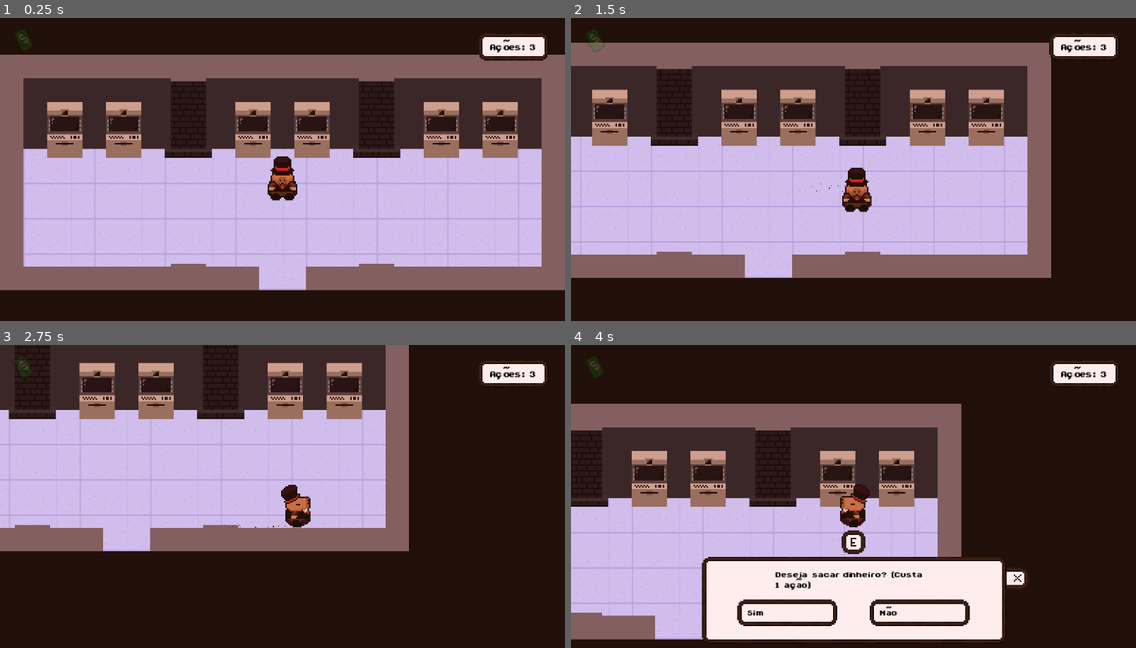
Above: before the commit, frames 1-4 (two rows, left to right).
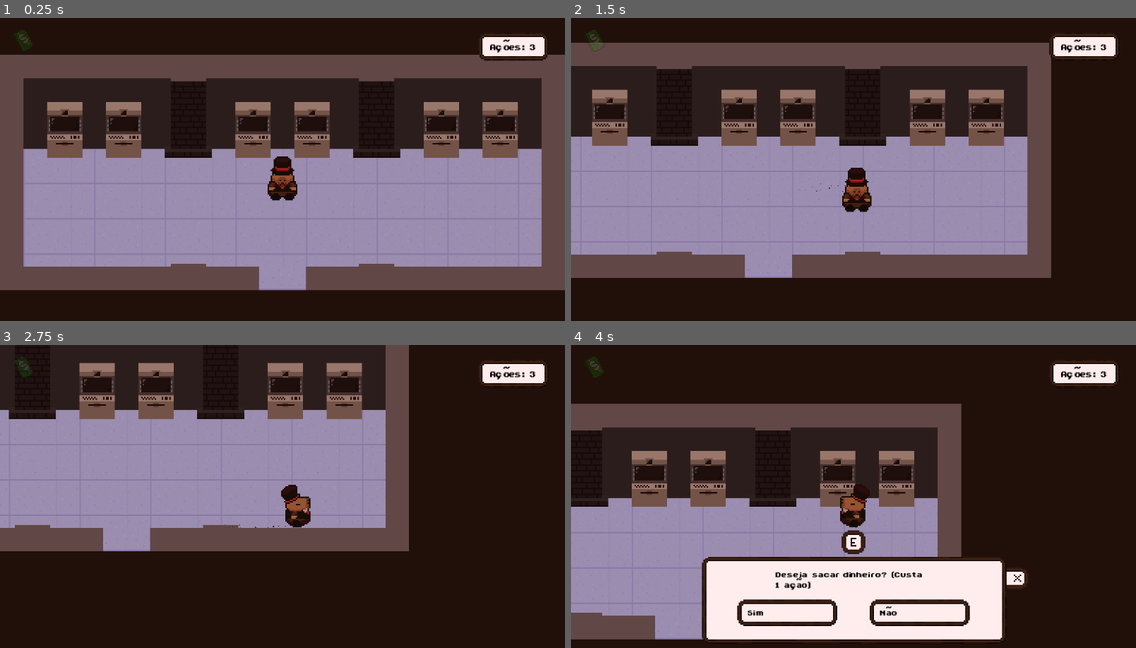
Above: after the commit, the same moments.

Repository: Lulu-caxz/game-jam-ln
Game: Godot game, scene res://scenes/locais/banco_interior.tscn
Two runs of this game, one before a commit and one after it. Both use one fixed random seed, a clock stepped at 60 frames per second and the inputs below. This scene is started directly instead of the project's main scene.
Inputs (mouse positions are in pixels of both pictures, inside the frame that each line leads up to):
- Up to frame 1 (0.25 s): no input
- Up to frame 2 (1.5 s): tap Enter (ui_accept) at 0.5, 0.77 s; move the mouse to (977, 160) at 0.52 s; hold Right (ui_right) 0.53-1.28 s; hold E (e) 0.53-1.28 s; click (977, 160) at 0.8 s; move the mouse to (740, 193) at 1.27 s; hold Down (ui_down) from 1.28 s (still down); click (740, 193) at 1.35 s
- Up to frame 3 (2.75 s): tap Enter (ui_accept) at 1.52 s; tap E (e) at 1.55 s; move the mouse to (339, 432) at 2.02 s; release Down (ui_down) at 2.03 s; hold Right (ui_right) from 2.03 s (still down); hold E (e) from 2.03 s (still down); click (339, 432) at 2.3 s
- Up to frame 4 (4 s): move the mouse to (825, 566) at 2.77 s; release Right (ui_right) at 2.78 s; release E (e) at 2.78 s; hold Up (ui_up) 2.78-3.53 s; click (825, 566) at 2.85 s; tap Enter (ui_accept) at 3.02, 3.77 s; tap E (e) at 3.05 s; move the mouse to (1023, 551) at 3.52 s; hold Left (ui_left) from 3.53 s (still down); hold E (e) from 3.53 s (still down); click (1023, 551) at 3.8 s

The runs differ from the first frame. In frame 1, 59% of the frame differs, in the area x 0-100%, y 12-90%; in frame 2, 49%; in frame 3, 36%; in frame 4, 28%.

Commit message:
npcs protagonistas

Diff:
--- a/scenes/cidade.tscn
+++ b/scenes/cidade.tscn
@@ -1,5 +1,6 @@
 [gd_scene format=4 uid="uid://b3f1vydebqnhb"]
 
+[ext_resource type="Script" uid="uid://cujpfl1jb8f28" path="res://scripts/cidade.gd" id="1_1jtul"]
 [ext_resource type="PackedScene" uid="uid://c8tfog1w6sb3i" path="res://scenes/mapa.tscn" id="1_iqefc"]
 [ext_resource type="AudioStream" uid="uid://dcm35x4knjw7t" path="res://sounds/MusicaBaseJogo.mp3" id="2_vkox8"]
 [ext_resource type="PackedScene" uid="uid://ddcs11ilecq7w" path="res://scenes/npcs/cobraDora.tscn" id="3_3pc5y"]
@@ -9,6 +10,7 @@
 [ext_resource type="Texture2D" uid="uid://omuavi0wt034" path="res://sprites/Dinheiro.png" id="6_vkox8"]
 [ext_resource type="PackedScene" uid="uid://f1fs58wn85ku" path="res://scenes/poste.tscn" id="7_cp173"]
 [ext_resource type="Texture2D" uid="uid://bunkk7kjhc8jf" path="res://sprites/construcoes/banco.png" id="8_7t1fb"]
+[ext_resource type="PackedScene" uid="uid://dxc3ru0i7rc4w" path="res://scenes/npcs/pato_npc.tscn" id="8_a6xj1"]
 [ext_resource type="Texture2D" uid="uid://4egmfhsrtkpn" path="res://sprites/tileset/matos.png" id="9_j7v2a"]
 [ext_resource type="Texture2D" uid="uid://c46mha5xi0byt" path="res://sprites/CaixaDialogoSheet.png" id="11_hd66b"]
 [ext_resource type="FontFile" uid="uid://7ru3xykfnibp" path="res://fonts/ByteBounce-PT-BR.ttf" id="12_e6m3j"]
@@ -114,6 +116,7 @@
 sources/0 = SubResource("TileSetAtlasSource_e6m3j")
 
 [node name="Jogo" type="Node2D" unique_id=748497634]
+script = ExtResource("1_1jtul")
 
 [node name="Mapa" parent="." unique_id=1891813993 instance=ExtResource("1_iqefc")]
 
@@ -149,6 +152,16 @@
 position = Vector2(246, -307)
 
 [node name="PointLight2D" type="PointLight2D" parent="YSort/CobraDora" unique_id=77954123]
+position = Vector2(0, 14)
+color = Color(1, 1, 0.41568628, 1)
+texture = ExtResource("5_3pc5y")
+texture_scale = 0.3
+
+[node name="PatoNPC" parent="YSort" unique_id=816674935 instance=ExtResource("8_a6xj1")]
+position = Vector2(-192, -216)
+direcao = "direita"
+
+[node name="PointLight2D" type="PointLight2D" parent="YSort/PatoNPC" unique_id=1573826061]
 position = Vector2(0, 14)
 color = Color(1, 1, 0.41568628, 1)
 texture = ExtResource("5_3pc5y")
@@ -249,6 +262,7 @@
 patch_margin_top = 4
 patch_margin_right = 4
 patch_margin_bottom = 4
+metadata/_edit_use_anchors_ = true
 
 [node name="Label" type="Label" parent="HUD/Acoes" unique_id=2140346382]
 layout_mode = 0
@@ -267,6 +281,7 @@
 text = "Ações: "
 horizontal_alignment = 1
 vertical_alignment = 1
+metadata/_edit_use_anchors_ = true
 
 [node name="CanvasModulate" type="CanvasModulate" parent="." unique_id=264033033]
 color = Color(0.5513527, 0.5934165, 0.72441214, 1)
--- a/scenes/locais/banco_interior.tscn
+++ b/scenes/locais/banco_interior.tscn
@@ -1,12 +1,15 @@
 [gd_scene format=4 uid="uid://v8beke027a5u"]
 
 [ext_resource type="Texture2D" uid="uid://cd5crfip4ly47" path="res://sprites/tileset/BancoSheet.png" id="1_2258q"]
+[ext_resource type="Script" uid="uid://brj78f134ed2" path="res://scripts/banco_interior.gd" id="1_tde5t"]
 [ext_resource type="Texture2D" uid="uid://d307yt2ovxil8" path="res://sprites/tileset/BancoInterior.png" id="2_a4548"]
 [ext_resource type="PackedScene" uid="uid://gmp0jsw3nssa" path="res://scenes/player.tscn" id="3_q5f7e"]
 [ext_resource type="Script" uid="uid://c778ejnrvnvii" path="res://scripts/porta.gd" id="4_0eb2t"]
 [ext_resource type="Texture2D" uid="uid://v18d6quskygn" path="res://sprites/BotaoE.png" id="5_lrwqc"]
+[ext_resource type="PackedScene" uid="uid://dn0imdfp2uugu" path="res://scenes/npcs/capivara_npc.tscn" id="5_q2nlu"]
 [ext_resource type="Texture2D" uid="uid://omuavi0wt034" path="res://sprites/Dinheiro.png" id="6_0eb2t"]
 [ext_resource type="PackedScene" uid="uid://doyhx2gsiumrs" path="res://scenes/caixa_eletronico.tscn" id="6_lrwqc"]
+[ext_resource type="Texture2D" uid="uid://birqia406c650" path="res://sprites/luz.png" id="7_kmnkw"]
 [ext_resource type="Texture2D" uid="uid://c46mha5xi0byt" path="res://sprites/CaixaDialogoSheet.png" id="7_lrwqc"]
 [ext_resource type="FontFile" uid="uid://7ru3xykfnibp" path="res://fonts/ByteBounce-PT-BR.ttf" id="8_q2nlu"]
 
@@ -182,6 +185,7 @@
 size = Vector2(50, 19)
 
 [node name="Banco_interior" type="Node2D" unique_id=1549650120]
+script = ExtResource("1_tde5t")
 
 [node name="Piso" type="TileMapLayer" parent="." unique_id=229397699]
 tile_map_data = PackedByteArray("AAD1////AAAAAAQAAAD1/wAAAAAAAAUAAAD1/wEAAAAAAAYAAAD2////AAABAAQAAAD2/wAAAAABAAUAAAD2/w …(1680 unchanged characters)…
@@ -232,6 +236,16 @@
 [node name="Player" parent="YSort" unique_id=1284986966 instance=ExtResource("3_q5f7e")]
 z_index = 0
 position = Vector2(0, 13)
+
+[node name="CapivaraNPC" parent="YSort" unique_id=816674935 instance=ExtResource("5_q2nlu")]
+position = Vector2(-63, -8)
+direcao = "baixo"
+
+[node name="PointLight2D" type="PointLight2D" parent="YSort/CapivaraNPC" unique_id=586331806]
+position = Vector2(0, 14)
+color = Color(1, 1, 0.41568628, 1)
+texture = ExtResource("7_kmnkw")
+texture_scale = 0.3
 
 [node name="Portas" type="Node2D" parent="." unique_id=1104130556]
 
@@ -284,3 +298,6 @@
 horizontal_alignment = 1
 vertical_alignment = 1
 metadata/_edit_use_anchors_ = true
+
+[node name="CanvasModulate" type="CanvasModulate" parent="." unique_id=449175685]
+color = Color(0.74558026, 0.7455802, 0.74558014, 1)
--- /dev/null
+++ b/scripts/banco_interior.gd
@@ -0,0 +1,7 @@
+extends Node2D
+
+@onready var capivaraNPC: RigidBody2D = $YSort/CapivaraNPC
+# Called when the node enters the scene tree for the first time.
+func _ready() -> void:
+	if Global.sequencia_players[Global.atual] == "Capivara" or "Capivara" in Global.presos:
+		capivaraNPC.queue_free()
--- a/scripts/capivara_npc.gd
+++ b/scripts/capivara_npc.gd
@@ -6,7 +6,10 @@
 
 func _ready() -> void:
 	super._ready()
-	id_dialogo = "Capivara-prisao"
+	if get_tree().current_scene.name == "policia_interior":
+		id_dialogo = "Capivara-prisao"
+	elif get_tree().current_scene.name == "banco_interior":
+		id_dialogo = "Capivara-banco"
 
 	match direcao:
 		"cima":
--- /dev/null
+++ b/scripts/cidade.gd
@@ -0,0 +1,7 @@
+extends Node2D
+
+@onready var patoNPC: RigidBody2D = $YSort/PatoNPC
+# Called when the node enters the scene tree for the first time.
+func _ready() -> void:
+	if Global.sequencia_players[Global.atual] == "Pato" or "Pato" in Global.presos:
+		patoNPC.queue_free()
--- a/scripts/global.gd
+++ b/scripts/global.gd
@@ -21,11 +21,19 @@
 const textures_dialogo = [
 	{"Capivara": "res://sprites/iconDialogo/Capivara.png"},
 	{"Capi Talista": "res://sprites/iconDialogo/Capivara.png"},
+
 	{"Gado": "res://sprites/iconDialogo/Gado.png"},
 	{"Advo Gado": "res://sprites/iconDialogo/Gado.png"},
+
 	{"Pato": "res://sprites/iconDialogo/Pato.png"},
 	{"Psico Pato": "res://sprites/iconDialogo/Pato.png"},
-	{"Cobra Dora": "res://sprites/iconDialogo/Capivara.png"}
+
+	{"Cobra Dora": "res://sprites/iconDialogo/CobraDoraDialogo.png"},
+	{"Pombo Correio": "res://sprites/iconDialogo/CobraDoraDialogo.png"},
+	{"Tigrinho": "res://sprites/iconDialogo/CobraDoraDialogo.png"},
+	{"Tigrão": "res://sprites/iconDialogo/CobraDoraDialogo.png"},
+	{"Dele Gado": "res://sprites/iconDialogo/CobraDoraDialogo.png"},
+	{"Zebra Va": "res://sprites/iconDialogo/CobraDoraDialogo.png"},
 ]
 
 func bloquear_personagem(id: String) -> void:
--- a/scripts/pato_npc.gd
+++ b/scripts/pato_npc.gd
@@ -6,7 +6,10 @@
 
 func _ready() -> void:
 	super._ready()
-	id_dialogo = "Pato-prisao"
+	if get_tree().current_scene.name == "policia_interior":
+		id_dialogo = "Pato-prisao"
+	elif get_tree().current_scene.name == "cidade":
+		id_dialogo = "pato-praca"
 
 	match direcao:
 		"cima":
Not shown, added: scripts/banco_interior.gd.uid
Not shown, added: scripts/cidade.gd.uid
Binary file added: sprites/iconDialogo/CobraDoraDialogo.png
Not shown, added: sprites/iconDialogo/CobraDoraDialogo.png.import
